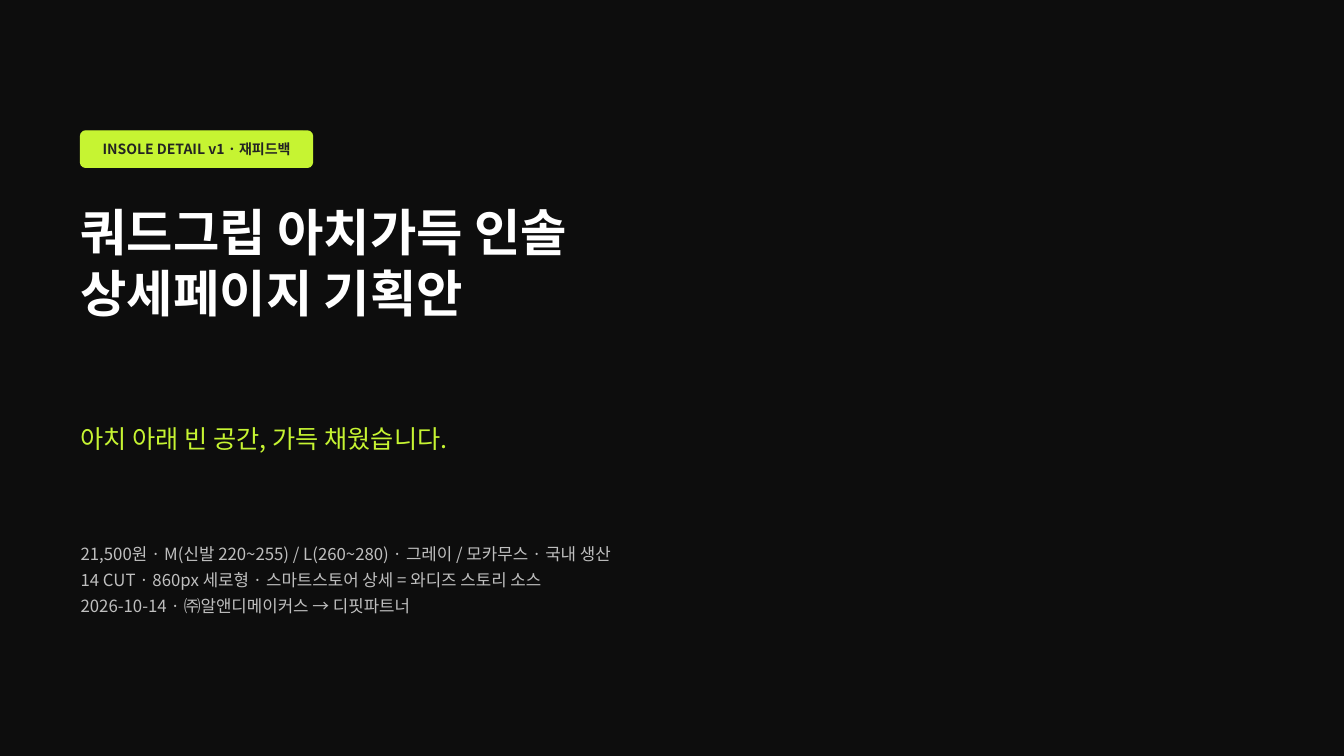
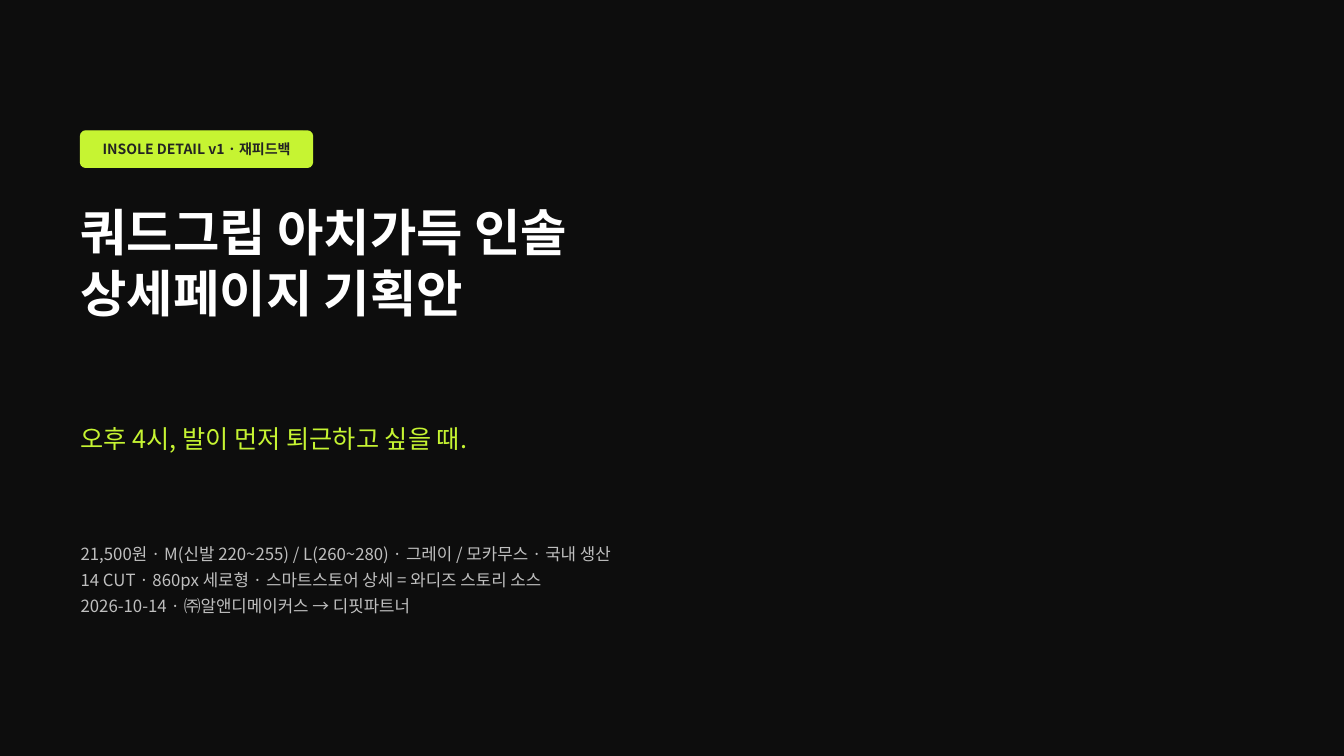
Before and after one commit to ydcompany89/harness-system, a slide deck: slide 1 of launch/rs/design/detail-handoff/rs-insole-detail-v1.pptx. Drawn at 1344x756 pixels with LibreOffice and Linux fonts; fonts in the diff are those of the drawing. Boxes give left, top, right and bottom in pixels: in the first picture for what was removed or moved away, otherwise in the second. Text is boxed around its words. In the diff, an @@ line names an element or a change of style, - is before the commit and + after.

```diff
--- a/launch/rs/design/detail-handoff/rs-insole-detail-v1.pptx
+++ b/launch/rs/design/detail-handoff/rs-insole-detail-v1.pptx
@@ text at [81, 427, 467, 453]: text changed @@
-아치 아래 빈 공간, 가득 채웠습니다.
+오후 4시, 발이 먼저 퇴근하고 싶을 때.
```
Also in this commit, not shown: 5 other slides changed, 4 other files.
